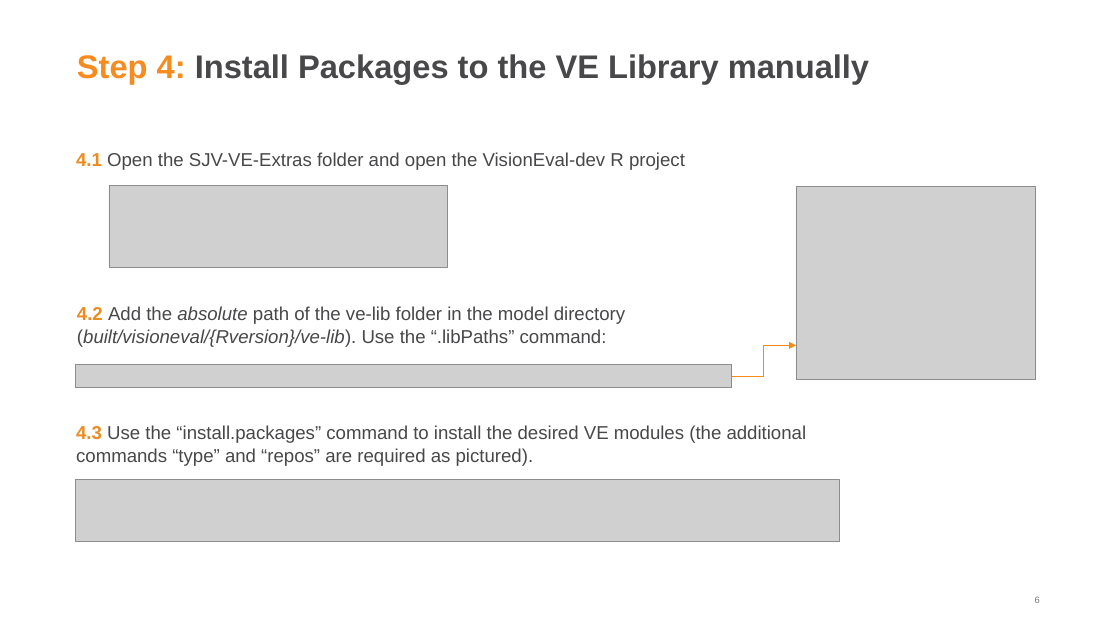
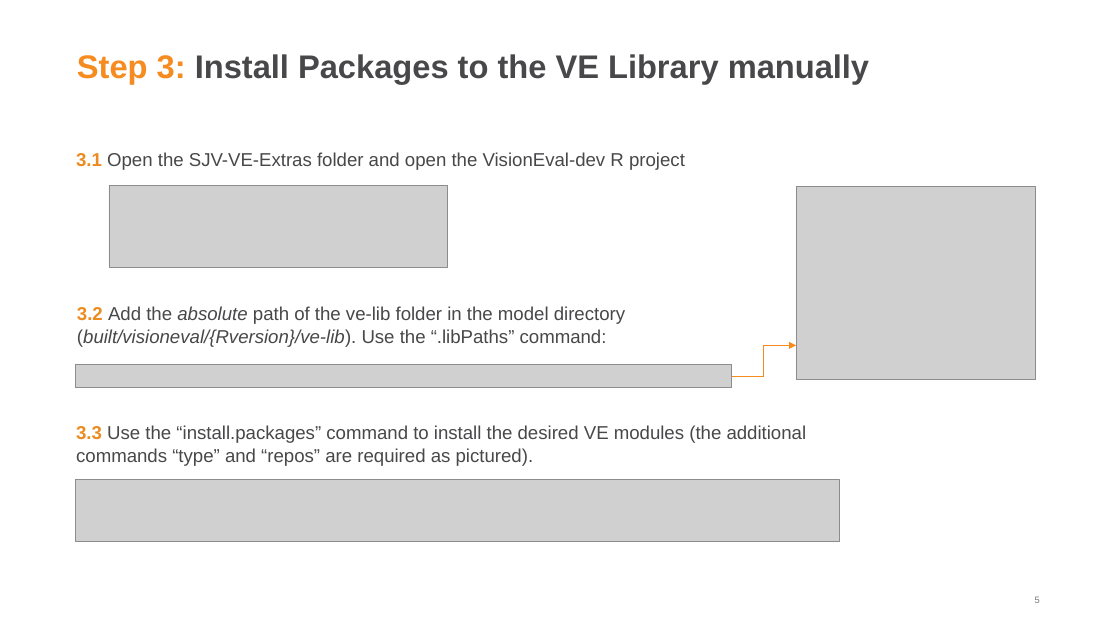
Before and after one commit to RSGInc/SJV-VE-Extras, a slide deck: slide 5 of SJV VE Extras Installation Guide.pptx (slide 6 before the commit). Drawn at 1120x630 pixels with LibreOffice and Linux fonts; fonts in the diff are those of the drawing; grey boxes stand for pictures; background and template pictures are left out. Boxes give left, top, right and bottom in pixels: in the first picture for what was removed or moved away, otherwise in the second. Text is boxed around its words. In the diff, an @@ line names an element or a change of style, - is before the commit and + after.

Commit message:
installation guide updates

```diff
--- a/SJV VE Extras Installation Guide.pptx
+++ b/SJV VE Extras Installation Guide.pptx
@@ title at <box>77,54,869,84</box>: text changed @@
-Step 4: Install Packages to the VE Library manually
+Step 3: Install Packages to the VE Library manually
@@ text at <box>76,152,685,170</box>: text changed @@
-4.1 Open the SJV-VE-Extras folder and open the VisionEval-dev R project
+3.1 Open the SJV-VE-Extras folder and open the VisionEval-dev R project
@@ text at <box>77,306,625,347</box>: text changed @@
-4.2 Add the absolute path of the ve-lib folder in the model directory (built/visioneval/{Rversion}/ve-lib). Use the “.libPaths” command:
+3.2 Add the absolute path of the ve-lib folder in the model directory (built/visioneval/{Rversion}/ve-lib). Use the “.libPaths” command:
@@ text at <box>76,425,807,466</box>: text changed @@
-4.3 Use the “install.packages” command to install the desired VE modules (the additional commands “type” and “repos” are required as pictured).
+3.3 Use the “install.packages” command to install the desired VE modules (the additional commands “type” and “repos” are required as pictured).
```
Also in this commit, not shown: 7 other slides changed, 1 slide added, 1 slide removed.
